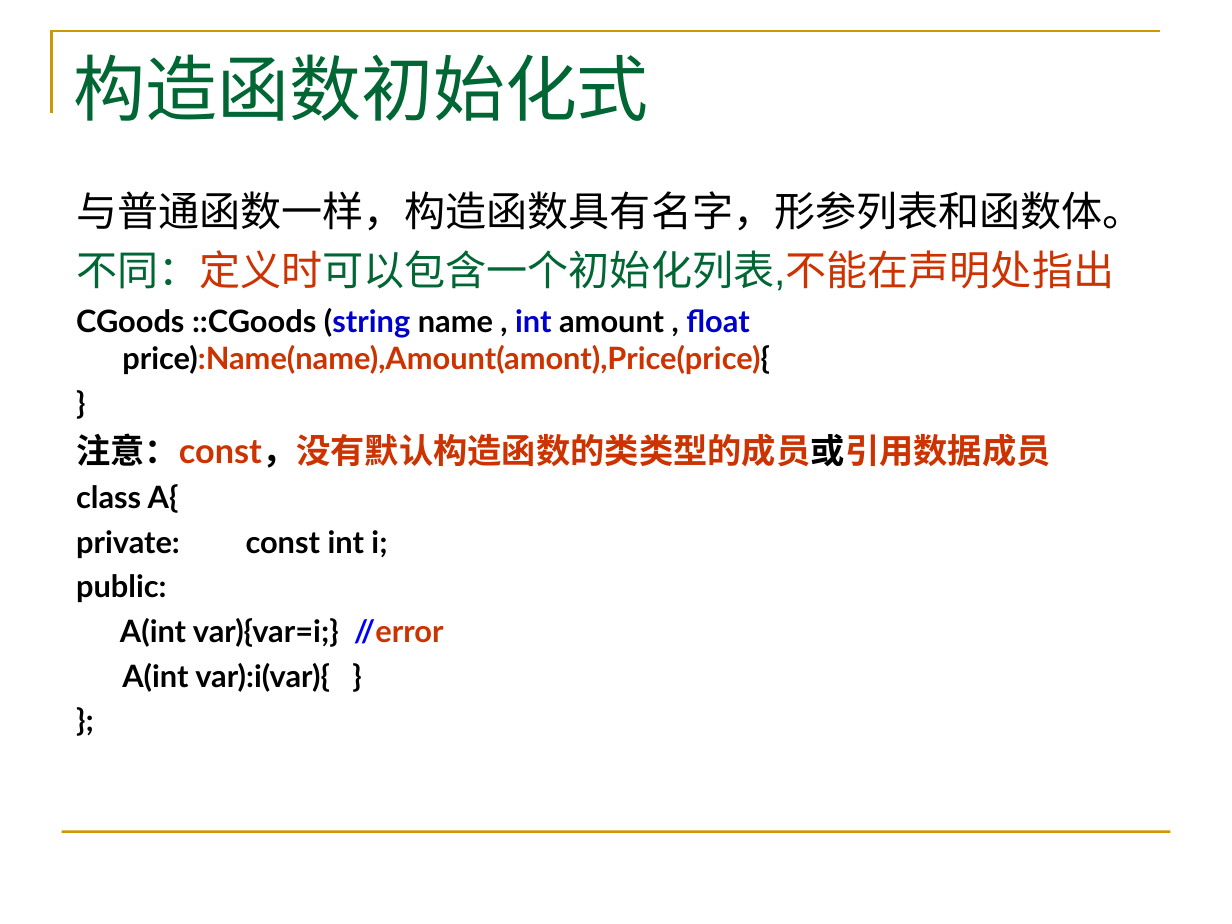
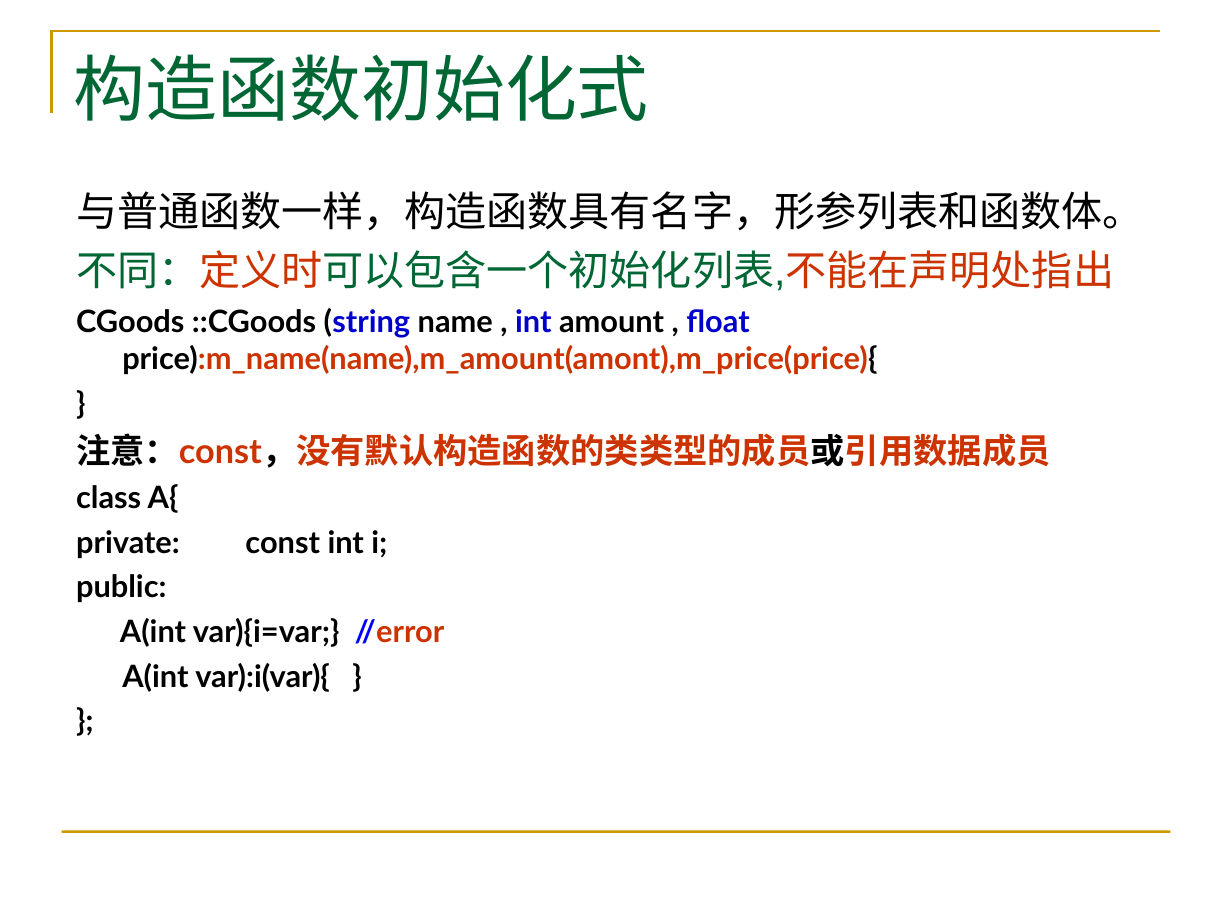
Before and after one commit to Changhe160/Changhe160.github.io, a slide deck: slide 27 of teachingRes/Cplusplus/unit04类与对象.ppt (slide 24 before the commit). Drawn at 1232x924 pixels with LibreOffice and Linux fonts; fonts in the diff are those of the drawing. Boxes give left, top, right and bottom in pixels: in the first picture for what was removed or moved away, otherwise in the second. Text is boxed around its words. In the diff, an @@ line names an element or a change of style, - is before the commit and + after.

```diff
--- a/teachingRes/Cplusplus/unit04类与对象.ppt
+++ b/teachingRes/Cplusplus/unit04类与对象.ppt
@@ text at (76,308,877,374): text changed @@
-CGoods ::CGoods (string name , int amount , float price):Name(name),Amount(amont),Price(price){
+CGoods ::CGoods (string name , int amount , float price):m_name(name),m_amount(amont),m_price(price){
@@ text at (120,618,445,647): text changed @@
-A(int var){var=i;} //error
+A(int var){i=var;} //error
```
Also in this commit, not shown: 16 other slides changed, 5 slides added, 2 slides removed, 2 other files.
